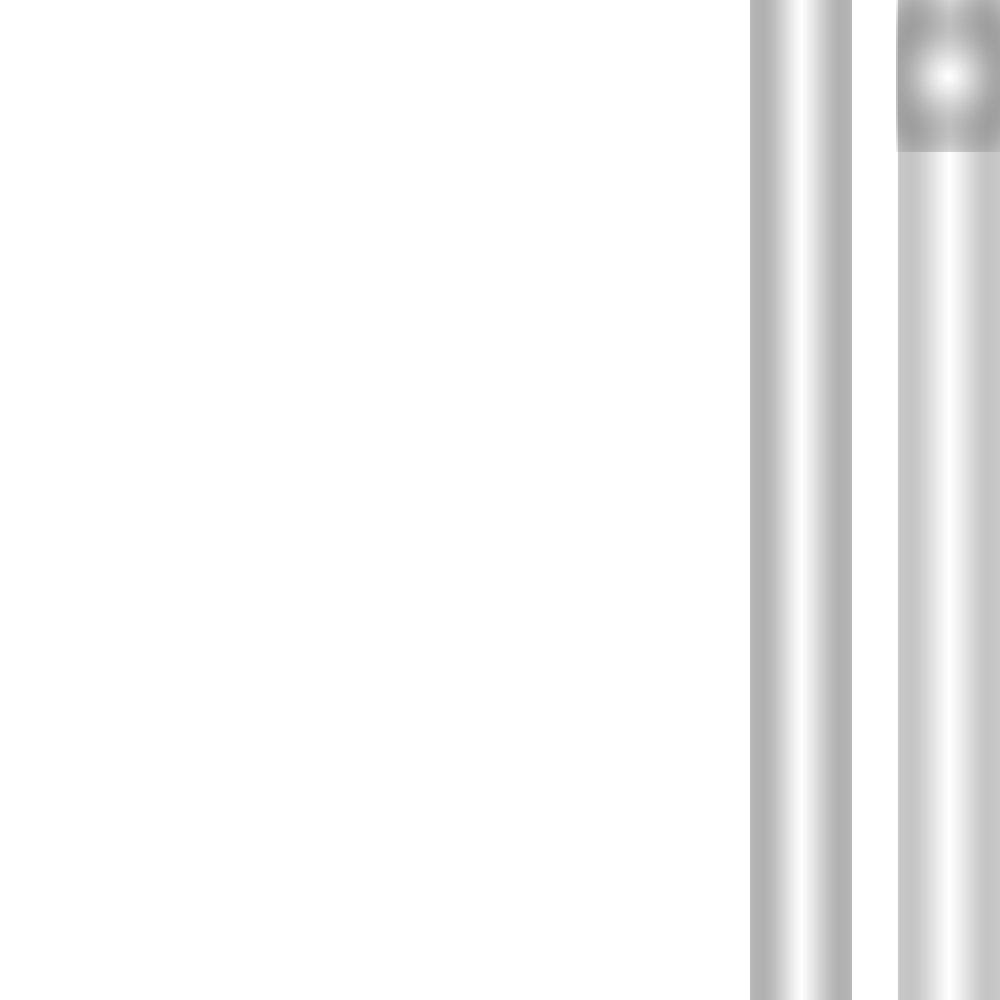
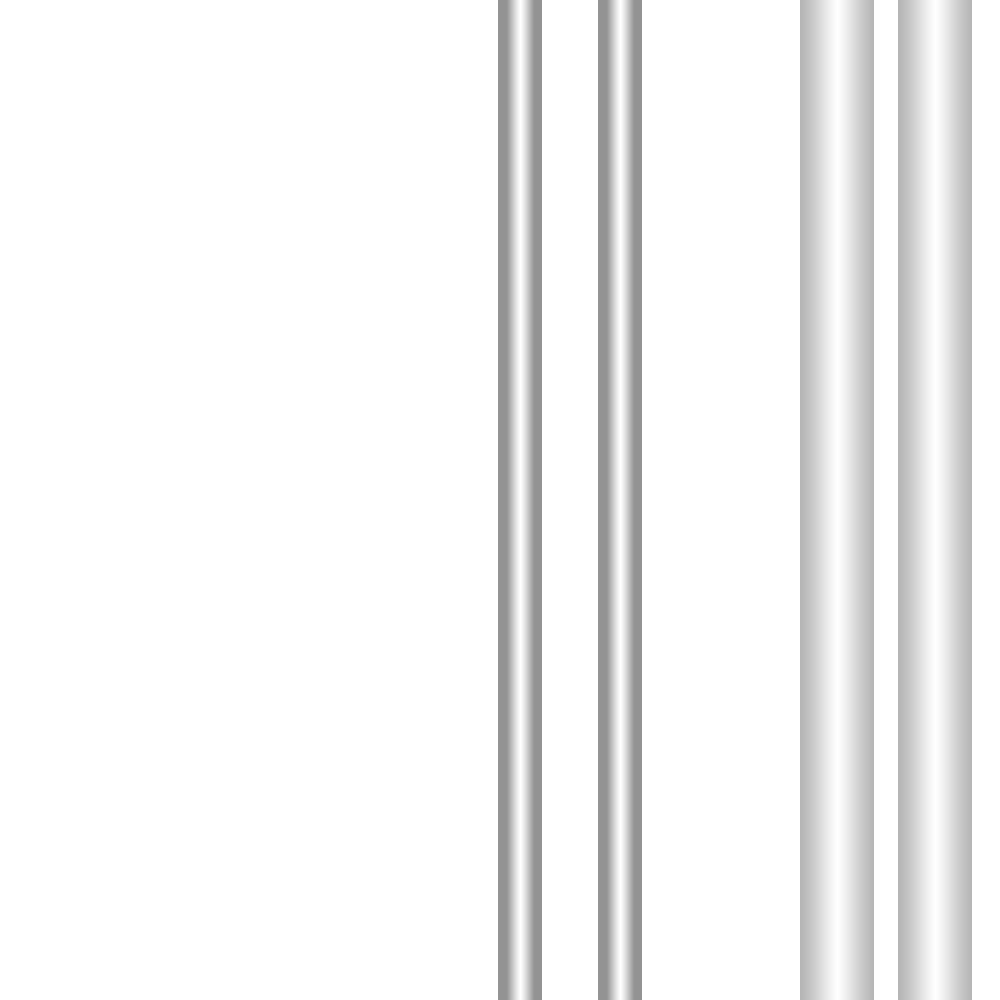
Before/after of a 1000 × 1000 layered artwork. What changed in the layer stack:
renamed "Градиентная заливка 2" to "Градиентная заливка 2 копия", painted on it over (896, 0, 1000, 1000)
added layer "Градиентная заливка 2" above "Градиентная заливка 1 копия" over (800, 0, 874, 1000)
"Градиентная заливка 1 копия": opacity 75% → 100%, painted on it over (598, 0, 1000, 1000)
painted on "Градиентная заливка 1" over (498, 0, 852, 1000)
